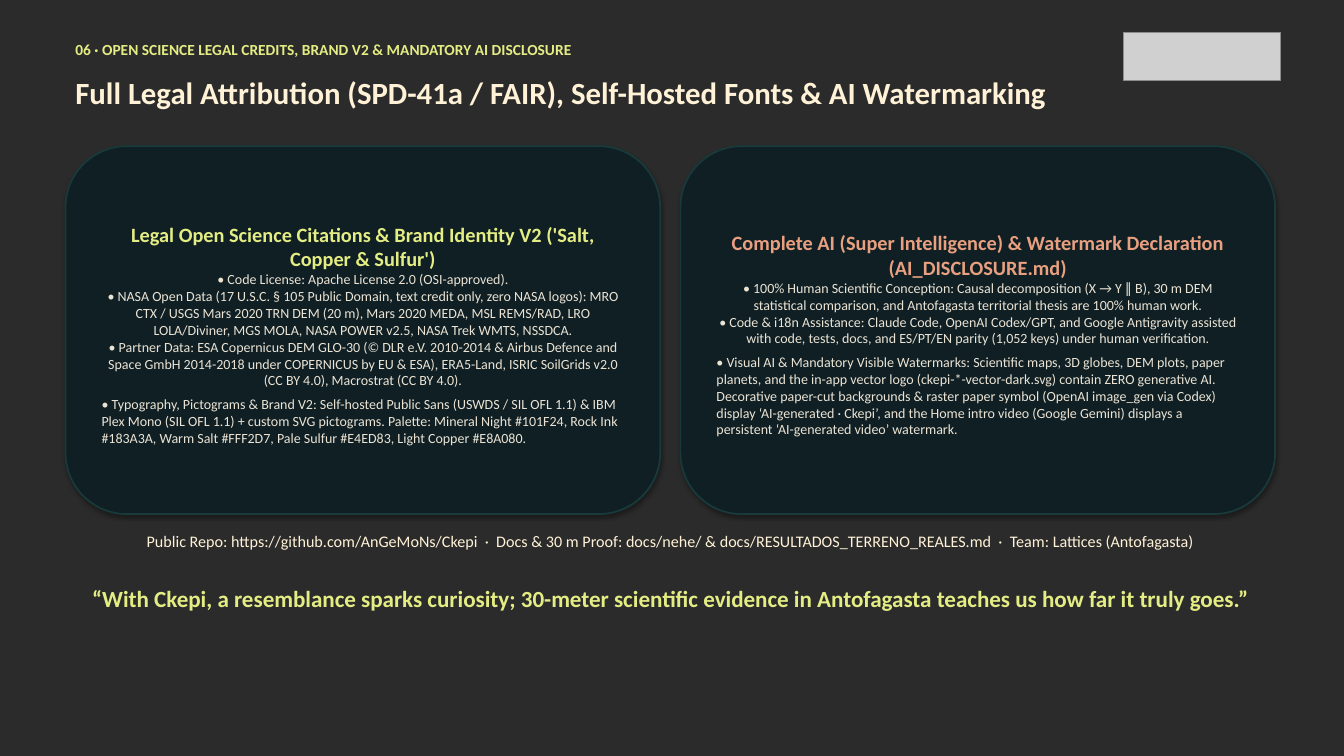
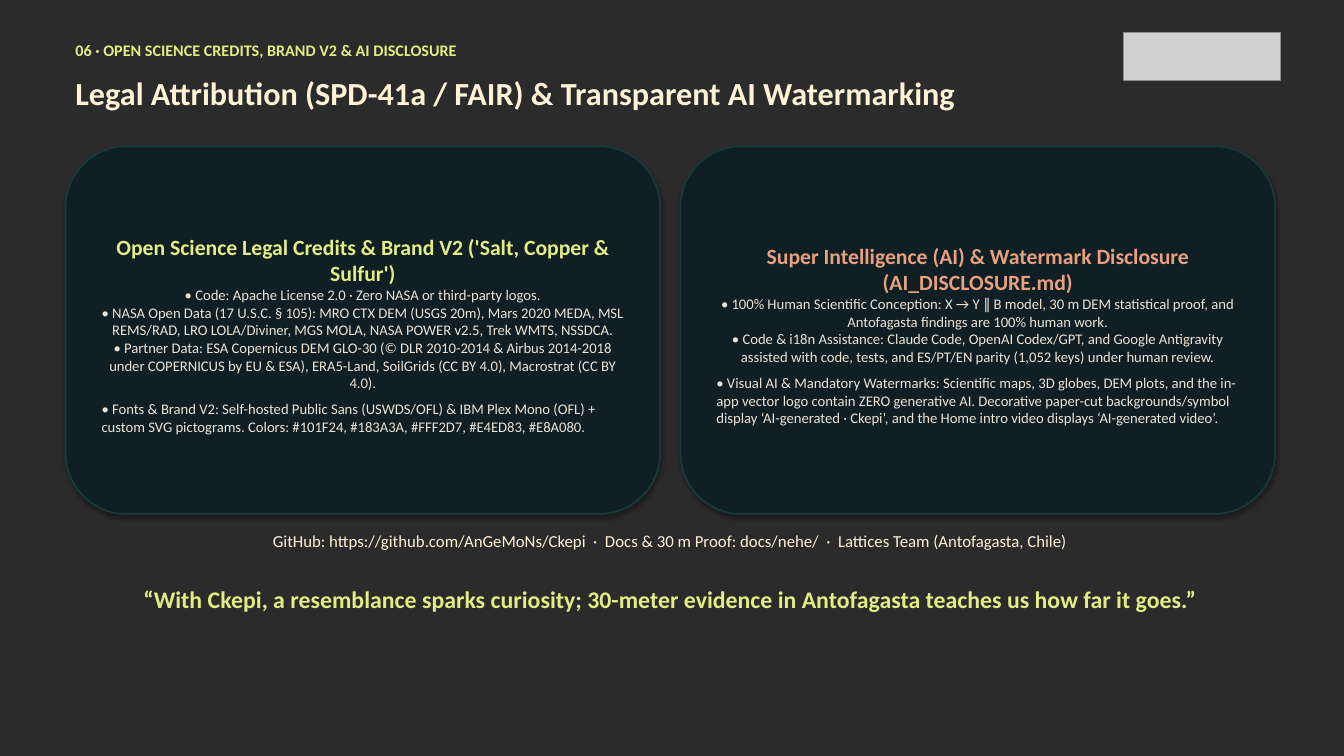
Before and after one commit to AnGeMoNs/Ckepi, a slide deck: slide 7 of docs/nehe/ckepi-pitch-en.pptx. Drawn at 1344x756 pixels with LibreOffice and Linux fonts; fonts in the diff are those of the drawing; grey boxes stand for pictures; background and template pictures are left out; a plain dark background stands for a picture behind light text. Boxes give left, top, right and bottom in pixels: in the first picture for what was removed or moved away, otherwise in the second. Text is boxed around its words. In the diff, an @@ line names an element or a change of style, - is before the commit and + after.

Commit message:
docs(nehe): simplificar resumen en 1 pagina y textos de las 7 diapositivas (ES/EN)

```diff
--- a/docs/nehe/ckepi-pitch-en.pptx
+++ b/docs/nehe/ckepi-pitch-en.pptx
@@ text at [75, 45, 456, 58]: text changed; size 11 to 11.5 pt @@
-06 · OPEN SCIENCE LEGAL CREDITS, BRAND V2 & MANDATORY AI DISCLOSURE
+06 · OPEN SCIENCE CREDITS, BRAND V2 & AI DISCLOSURE
@@ text at [75, 81, 954, 111]: text changed; size 22 to 23 pt @@
-Full Legal Attribution (SPD-41a / FAIR), Self-Hosted Fonts & AI Watermarking
+Legal Attribution (SPD-41a / FAIR) & Transparent AI Watermarking
@@ text in rounded rectangle at [102, 239, 623, 435]: text changed; size 10 to 10.5 pt @@
-Legal Open Science Citations & Brand Identity V2 ('Salt, Copper & Sulfur')
-• Code License: Apache License 2.0 (OSI-approved).
-• NASA Open Data (17 U.S.C. § 105 Public Domain, text credit only, zero NASA logos): MRO CTX / USGS Mars 2020 TRN DEM (20 m), Mars 2020 MEDA, MSL REMS/RAD, LRO LOLA/Diviner, MGS MOLA, NASA POWER v2.5, NASA Trek WMTS, NSSDCA.
-• Partner Data: ESA Copernicus DEM GLO-30 (© DLR e.V. 2010-2014 & Airbus Defence and Space GmbH 2014-2018 under COPERNICUS by EU & ESA), ERA5-Land, ISRIC SoilGrids v2.0 (CC BY 4.0), Macrostrat (CC BY 4.0).
-• Typography, Pictograms & Brand V2: Self-hosted Public Sans (USWDS / SIL OFL 1.1) & IBM Plex Mono (SIL OFL 1.1) + custom SVG pictograms. Palette: Mineral Night #101F24, Rock Ink #183A3A, Warm Salt #FFF2D7, Pale Sulfur #E4ED83, Light Copper #E8A080.
+Open Science Legal Credits & Brand V2 ('Salt, Copper & Sulfur')
+• Code: Apache License 2.0 · Zero NASA or third-party logos.
+• NASA Open Data (17 U.S.C. § 105): MRO CTX DEM (USGS 20m), Mars 2020 MEDA, MSL REMS/RAD, LRO LOLA/Diviner, MGS MOLA, NASA POWER v2.5, Trek WMTS, NSSDCA.
+• Partner Data: ESA Copernicus DEM GLO-30 (© DLR 2010-2014 & Airbus 2014-2018 under COPERNICUS by EU & ESA), ERA5-Land, SoilGrids (CC BY 4.0), Macrostrat (CC BY 4.0).
+• Fonts & Brand V2: Self-hosted Public Sans (USWDS/OFL) & IBM Plex Mono (OFL) + custom SVG pictograms. Colors: #101F24, #183A3A, #FFF2D7, #E4ED83, #E8A080.
@@ text in rounded rectangle at [716, 248, 1236, 426]: text changed; size 10 to 10.5 pt @@
-Complete AI (Super Intelligence) & Watermark Declaration (AI_DISCLOSURE.md)
-• 100% Human Scientific Conception: Causal decomposition (X → Y ∥ B), 30 m DEM statistical comparison, and Antofagasta territorial thesis are 100% human work.
-• Code & i18n Assistance: Claude Code, OpenAI Codex/GPT, and Google Antigravity assisted with code, tests, docs, and ES/PT/EN parity (1,052 keys) under human verification.
-• Visual AI & Mandatory Visible Watermarks: Scientific maps, 3D globes, DEM plots, paper planets, and the in-app vector logo (ckepi-*-vector-dark.svg) contain ZERO generative AI. Decorative paper-cut backgrounds & raster paper symbol (OpenAI image_gen via Codex) display ‘AI-generated · Ckepi’, and the Home intro video (Google Gemini) displays a persistent ‘AI-generated video’ watermark.
+Super Intelligence (AI) & Watermark Disclosure (AI_DISCLOSURE.md)
+• 100% Human Scientific Conception: X → Y ∥ B model, 30 m DEM statistical proof, and Antofagasta findings are 100% human work.
+• Code & i18n Assistance: Claude Code, OpenAI Codex/GPT, and Google Antigravity assisted with code, tests, and ES/PT/EN parity (1,052 keys) under human review.
+• Visual AI & Mandatory Watermarks: Scientific maps, 3D globes, DEM plots, and the in-app vector logo contain ZERO generative AI. Decorative paper-cut backgrounds/symbol display ‘AI-generated · Ckepi’, and the Home intro video displays ‘AI-generated video’.
@@ text at [273, 535, 1066, 550]: text changed; size 11.5 to 12 pt @@
-Public Repo: https://github.com/AnGeMoNs/Ckepi · Docs & 30 m Proof: docs/nehe/ & docs/RESULTADOS_TERRENO_REALES.md · Team: Lattices (Antofagasta)
+GitHub: https://github.com/AnGeMoNs/Ckepi · Docs & 30 m Proof: docs/nehe/ · Lattices Team (Antofagasta, Chile)
@@ text at [143, 590, 1196, 612]: text changed; size 16.5 to 17 pt @@
-“With Ckepi, a resemblance sparks curiosity; 30-meter scientific evidence in Antofagasta teaches us how far it truly goes.”
+“With Ckepi, a resemblance sparks curiosity; 30-meter evidence in Antofagasta teaches us how far it goes.”
```
Also in this commit, not shown: 6 other slides changed, 15 other files.
